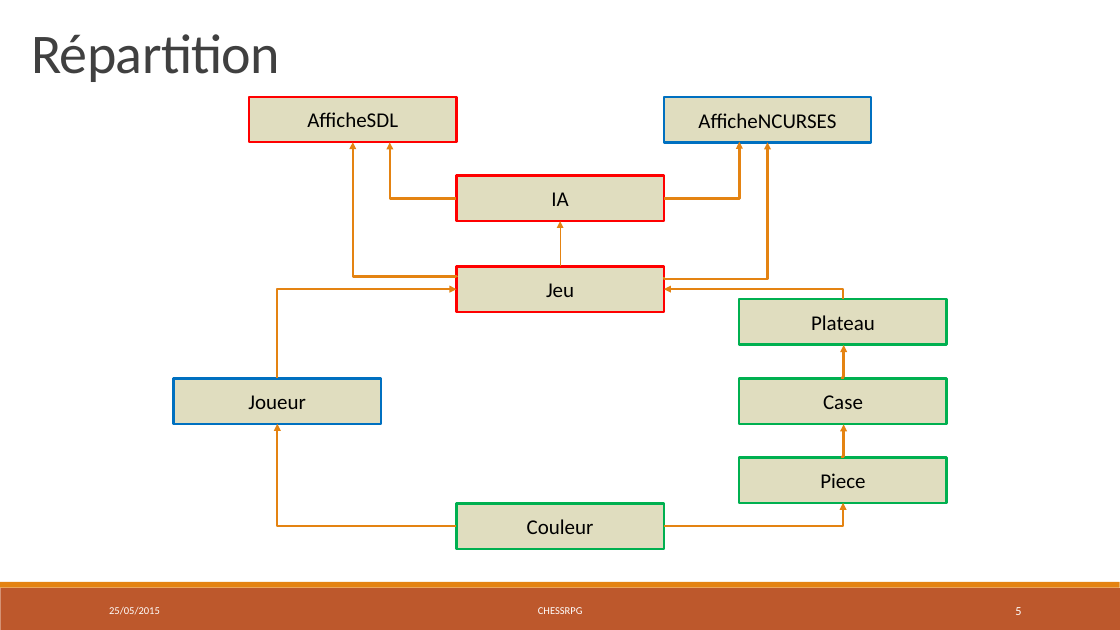
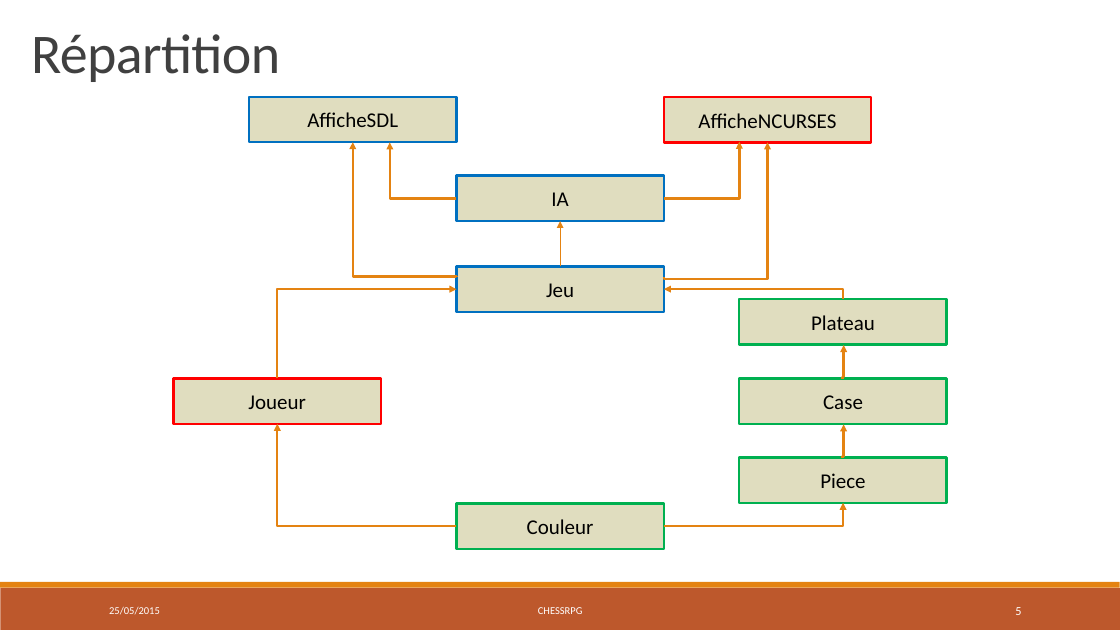
Before and after one commit to chessRPG/master, a slide deck: slide 5 of ChessRPG-présentation.pptx. Drawn at 1120x630 pixels with LibreOffice and Linux fonts; fonts in the diff are those of the drawing. Boxes give left, top, right and bottom in pixels: in the first picture for what was removed or moved away, otherwise in the second. Text is boxed around its words. In the diff, an @@ line names an element or a change of style, - is before the commit and + after.

Commit message:
powerpoint

```diff
--- a/ChessRPG-présentation.pptx
+++ b/ChessRPG-présentation.pptx
@@ rectangle "AfficheNCURSES" at (x1=664, y1=97, x2=871, y2=142): outline #0070C0 2 pt to #FF0000 2 pt @@
@@ outline #FF0000 2 pt to #0070C0 2 pt in 3 elements at (x1=456, y1=266, x2=664, y2=312), (x1=250, y1=97, x2=457, y2=142), (x1=456, y1=176, x2=664, y2=221) @@
@@ rectangle "Joueur" at (x1=174, y1=378, x2=381, y2=423): outline #0070C0 2 pt to #FF0000 2 pt @@
```
